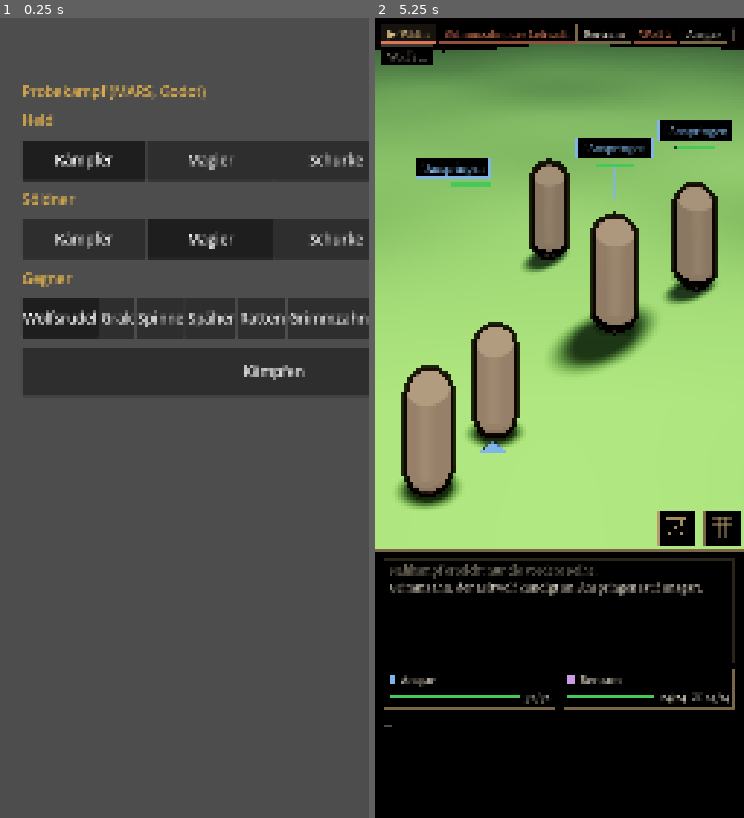
Above: before the commit, frames 1-2 (left to right).
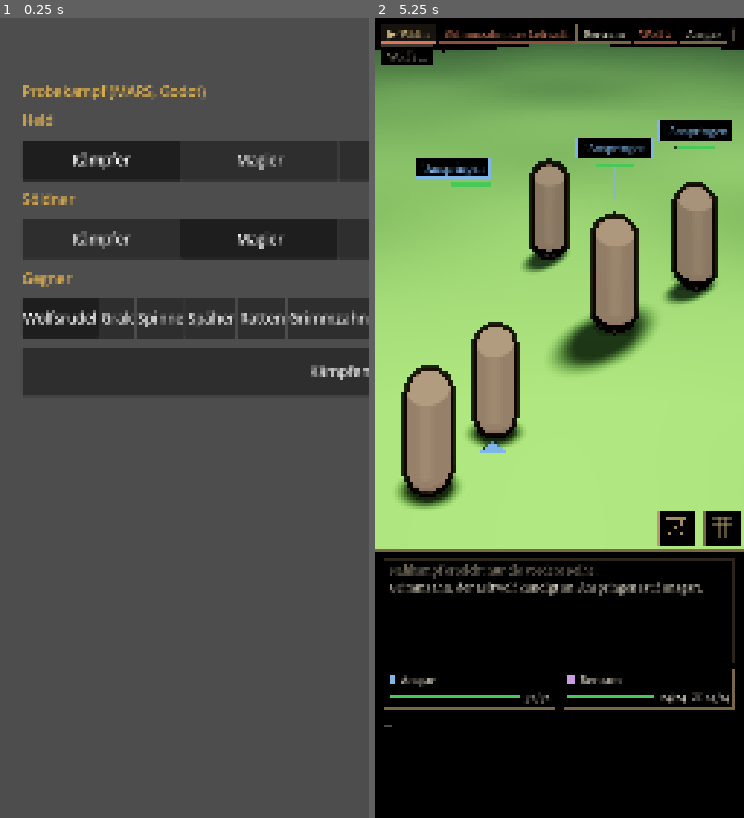
Above: after the commit, the same moments.

Repository: tramour-cmyk/androidapp_rpg_bornim
Game: Godot game, scene res://kampf/probe.tscn
Same seed, same stepped clock (60 frames per second), same inputs: the game is played once before the commit and once after it.
Inputs:
- Up to frame 1 (0.25 s): no input
- Up to frame 2 (5.25 s): click "Wolfsrudel" at 0.5 s; click "Grak" at 1.25 s; click "Spinne" at 2 s; click "Späher" at 2.75 s; click "Ratten" at 3.5 s; click "Grimmzahn" at 4.25 s; click "Kämpfen" at 5 s

The runs differ from the first frame. In frame 1, 1.6% of the frame differs, in the area x 14-100%, y 15-46%; in frame 2, nothing differs.

Commit message:
348.7: Goblin-Schamane Runde 1: drei Kits (Robe, Fellumhang, beides), Tierschädel mit Hörnern, Totenschädel-Bemalung, Knochenkette, Stab mit glimmendem Schädel
Liste LISTE-FIGUREN „Goblin-Schamane“, Körper und Kopf wie Goblin r5. goblin.py ART=goblin_shaman (Kits wie MonsterKit goblin_shaman): Robe aus held3 rock=robe, rußschwarz, ohne Lendentuch; Fell mit Zotten wie Späher; Kappe aus Tierschädel (Hirnschale, kurze Schnauze über der Braue, Hörner nach außen und hinten); Augenhöhlen rußschwarz, Blutstreifen Stirn bis Nasenrücken (Attribut narbe); Augen grün glühend (Eckfarbe Alpha 0 in der rig.py-Kopie, toon.gdshader glut); Kette aus Band, Zähnen, kleinem Schädel auf der Brust, fest an der Brust. Lauer: linke Hand auf Brusthöhe zum Gegner, rechte hält den Stab.
waffen.py staff-schamane: knorriger Schaft 100 cm, Schädel mit Hörnern, Augenhöhlen glimmen, Federn und Knochen. figur.gd: Stab senkrecht, in der Faust geschoben bis der Fuß am Boden steht, ohne Tusche; glut 2,5. Probe GEGNER=SHAMANS: Goblins (Regeln des Goblins) mit Aussehen des Schamanen (Figur.ersatz_art), Name „Goblin-Schamane“. probe.gd: Lage beider Hände im Log. Workflow baut die Schamanen.
Helfer Runde 1a: Stab schwarzer Pfahl, zu hoch; Schädelkappe weiß wie Maske, Gesicht verdeckt; Hand hängt vor dem Schritt; Kette unsichtbar; Robe nicht schwarz. In 1b behoben (Prüfung 1b läuft).
Kerntests: MARS golden 0 abweichend, Regeln 0, Kampfort 24 Kämpfe 0 hängen.

Co-Authored-By: Claude Opus 5.5 <noreply@anthropic.com>
Claude-Session: https://claude.ai/code/session_01XJkq4xkVc5GQymqiLgH1WN

Diff:
--- a/godot/kampf/figur.gd
+++ b/godot/kampf/figur.gd
@@ -30,6 +30,10 @@
 const GOBLIN_KITS := ["leder", "kappe", "helm"]
 ## 348.7 Goblin-Späher (goblin.py ART=goblin_archer): Wams und Kapuze, Kappe und Fell, Wams und Fell; Kurzbogen links
 const SCOUT_KITS := ["kapuze", "kappe", "fell"]
+## 348.7 Goblin-Schamane (goblin.py ART=goblin_shaman): rußschwarze Robe, Fellumhang, beides; Stab mit Schädel rechts.
+## MARS hat noch keinen Schamanen: die Probe „Schamanen“ zeigt Goblins mit seinem Aussehen (ersatz_art), Regeln des Goblins
+const SHAMAN := "goblin_shaman"
+const SHAMAN_KITS := ["robe", "fell", "beides"]
 ## Kurzbogen wie Dress.bow: 0,58 der Größe des Schützen (waffen.py baut ihn 101 cm, für den Menschen)
 const GOB_BOGEN := 0.58 / 1.01
 ## Runde 3: Waffen und Schild der Goblins gegen die Menschenwaffen (waffen.py) verkleinert
@@ -188,7 +192,7 @@
 			return "res://kampf/daten/%s-%s.bin" % [art, ERSATZ_FELLE[art][n % ERSATZ_FELLE[art].size()]]
 		return "res://kampf/daten/wolf-%s.bin" % WOLF_COATS[n % WOLF_COATS.size()]
 	if fighter.monster.id in [Mars.CALLED, Mars.SCOUT]:     # 348.7: Goblin, Späher je Nummer eines der drei Kits (goblin.py, MonsterKits)
-		return "res://kampf/daten/%s-%s.bin" % [fighter.monster.id, _gob_kit()]
+		return "res://kampf/daten/%s-%s.bin" % [_gob_art(), _gob_kit()]
 	return "res://kampf/daten/%s.bin" % fighter.monster.id
 
 
@@ -244,15 +248,22 @@
 		_hold(sk, "L", off)
 
 
+## Goblin, Späher oder (Probe „Schamanen“) Schamane: Kennung der Modelle und der info.json
+func _gob_art() -> String:
+	if fighter.monster.id == Mars.CALLED and ersatz() == SHAMAN:
+		return SHAMAN
+	return fighter.monster.id
+
+
 func _gob_kit() -> String:
-	var kits: Array = SCOUT_KITS if fighter.monster.id == Mars.SCOUT else GOBLIN_KITS
+	var kits: Array = SCOUT_KITS if fighter.monster.id == Mars.SCOUT else (SHAMAN_KITS if _gob_art() == SHAMAN else GOBLIN_KITS)
 	return kits[(maxi(fighter.nr, 1) - 1) % kits.size()]
 
 
 ## 348.7: die Waffen des Kits (<art>-info.json „waffen“: rechte Hand, dann linke; leer = Hand frei), Griff nach den Maßen des Goblins
 func _arm_goblin() -> void:
 	var sk := _find(model, "Skeleton3D") as Skeleton3D
-	var f := FileAccess.open("res://kampf/daten/%s-info.json" % fighter.monster.id, FileAccess.READ)
+	var f := FileAccess.open("res://kampf/daten/%s-info.json" % _gob_art(), FileAccess.READ)
 	if sk == null or f == null:
 		return
 	var info: Dictionary = JSON.parse_string(f.get_as_text()).get(_gob_kit(), {})
@@ -271,7 +282,11 @@
 			continue
 		# Runde 3 (Prüfer Runde 2: Schwert fast so lang wie der Goblin, Schild vom Kinn bis zu den Füßen): Waffen der Goblins kleiner
 		_hold(sk, "R" if i == 0 else "L", w[i], info.get("griff_m", GRIP_CM * CM), info.get("handflaeche_m", PALM_CM * CM),
-			GOB_SCHILD if String(w[i]).contains("shield") else (GOB_BOGEN * gob_h if String(w[i]) == "shortbow" else GOB_WAFFE))
+			GOB_SCHILD if String(w[i]).contains("shield") else (GOB_BOGEN * gob_h if String(w[i]) == "shortbow"
+			else (info.get("koerper_cm", 108.0) / 108.0 if String(w[i]) == "staff-schamane" else GOB_WAFFE)))
+	if _gob_art() == SHAMAN:     # Augen und der Schädel am Stab glimmen grün (Eckfarbe mit Alpha 0; goblin.py, waffen.py)
+		for m in mats:
+			m.set_shader_parameter("glut", 2.5)     # Runde 1b (Prüfer 1a: Glimmen nicht zu sehen)
 
 
 ## Hangs [what] (a .glb in metres, grip at its origin) on the forearm of [side]; the model is in metres too (held.glb, goblin-*.glb).
@@ -318,6 +333,13 @@
 		var back := (aside - up * aside.dot(up)).normalized()
 		b = Basis(back, up, back.cross(up))
 		o = Vector3(0, grip, 0) + inward * palm
+	elif what == "staff-schamane":
+		# Schamane: Stab aufgestellt, senkrecht in der Faust, der Schädel zum Gegner (waffen.py: +X); in der Faust so weit
+		# geschoben, dass der Fuß (60 cm unter dem Ursprung, für 108 cm gebaut) am Boden steht
+		var up := -down
+		b = Basis(fwd, up, fwd.cross(up))
+		var hand_y: float = (sk.get_bone_global_pose(bi) * Vector3(0, grip, 0)).y
+		o = Vector3(0, grip, 0) + inward * palm + up * (0.60 * size - hand_y)
 	elif what in STAFFS:
 		# Stab senkrecht neben dem Körper, in der Mitte gefasst
 		b = Basis(fwd, -down, fwd.cross(-down))
@@ -333,7 +355,7 @@
 		o = Vector3(0, grip, 0) + inward * palm
 	w.transform = Transform3D(Basis(b.x * size, b.y * size, b.z * size), o)
 	w.name = "Waffe" if side == "R" else "Schild"
-	if what == "shortbow" and fighter.monster != null:
+	if what in ["shortbow", "staff-schamane"] and fighter.monster != null:
 		# Späher Runde 1c (Prüfer 1a, 1b: der Bogen ein schwarzer Strich, die Tusche ist breiter als der Wurfarm): ohne Tusche wie
 		# Held und Söldner (Schablone 2), so liest sich das Holz mit der Krümmung
 		for m in mats.slice(mats.size() - _count_meshes(w)):
--- a/godot/kampf/probe.gd
+++ b/godot/kampf/probe.gd
@@ -9,7 +9,7 @@
 const Figur = preload("res://kampf/figur.gd")
 const CLASSES := ["FIGHTER", "WIZARD", "ROGUE", "CLERIC"]
 const NAMES := {"FIGHTER": "Kämpfer", "WIZARD": "Magier", "ROGUE": "Schurke", "CLERIC": "Kleriker"}
-const FOES := {"WOLVES": "Wolfsrudel", "GRAK": "Grak", "SPIDER": "Spinne", "SCOUT": "Späher", "RATS": "Ratten", "GRIMM": "Grimmzahn", "GOBLINS": "Goblins", "SCOUTS": "Goblin-Späher"}
+const FOES := {"WOLVES": "Wolfsrudel", "GRAK": "Grak", "SPIDER": "Spinne", "SCOUT": "Späher", "RATS": "Ratten", "GRIMM": "Grimmzahn", "GOBLINS": "Goblins", "SCOUTS": "Goblin-Späher", "SHAMANS": "Goblin-Schamanen"}
 
 var tables: Dictionary
 var hero_cls := "FIGHTER"
@@ -197,6 +197,9 @@
 		if sk and sk.find_bone("foR-wrR") >= 0:
 			var hb := sk.global_transform * sk.get_bone_global_pose(sk.find_bone("foR-wrR"))
 			print("Hand %s: Ort %s, x %s, y %s, z %s" % [id, hb.origin, hb.basis.x.normalized(), hb.basis.y.normalized(), hb.basis.z.normalized()])
+			for s_ in ["L", "R"]:     # Schamane: Hände gegen die Figur (vorn = Blickrichtung, Höhe über dem Boden)
+				var hp: Vector3 = (sk.global_transform * sk.get_bone_global_pose(sk.find_bone("fo%s-wr%s" % [s_, s_]))).origin - fig.global_position
+				print("Hand%s %s: vor %.2f, hoch %.2f, seitlich %.2f m" % [s_, id, hp.dot(fig.global_basis.z.normalized()), hp.y, hp.dot(fig.global_basis.x.normalized())])
 		for w in fig.find_children("Waffe", "", true, false) + fig.find_children("Schild", "", true, false):
 			var gb: Basis = (w as Node3D).global_basis.orthonormalized()
 			print("%s %s: Achse (Klinge) %s, Fläche %s, Ort %s" % [w.name, id, gb.y.snapped(Vector3.ONE * 0.01), gb.z.snapped(Vector3.ONE * 0.01), (w as Node3D).global_position.snapped(Vector3.ONE * 0.01)])
@@ -293,8 +296,10 @@
 		"GOBLINS": [["gob1", Mars.CALLED, Vector2i(0, 0)], ["gob2", Mars.CALLED, Vector2i(0, 1)], ["gob3", Mars.CALLED, Vector2i(1, 0)]],
 		# 348.7: drei Goblin-Späher, je eines der Kits (goblin.py ART=goblin_archer), mit den Regeln des Spähers
 		"SCOUTS": [["gob1", Mars.SCOUT, Vector2i(0, 0)], ["gob2", Mars.SCOUT, Vector2i(0, 1)], ["gob3", Mars.SCOUT, Vector2i(1, 0)]],
+		# 348.7: drei Goblin-Schamanen im Aussehen (goblin.py ART=goblin_shaman), Regeln noch die des Goblins (Schamane in MARS fehlt)
+		"SHAMANS": [["gob1", Mars.CALLED, Vector2i(0, 0)], ["gob2", Mars.CALLED, Vector2i(0, 1)], ["gob3", Mars.CALLED, Vector2i(1, 0)]],
 	}[foe]
-	Figur.ersatz_art = "giant_rat" if foe == "RATS" else ""
+	Figur.ersatz_art = {"RATS": "giant_rat", "SHAMANS": Figur.SHAMAN}.get(foe, "")
 	if still_name != "":
 		party[0].hero = party[0].hero.duplicate()
 		party[0].hero.name = still_name
@@ -304,6 +309,10 @@
 			m = m.duplicate()
 			m.de = "Grimmzahn, der Leitwolf"
 			m.en = "Grimfang the Alpha"
+		elif foe == "SHAMANS":     # Name aus den Regeln (Monsters.kt goblin_shaman)
+			m = m.duplicate()
+			m.de = "Goblin-Schamane"
+			m.en = "Goblin Shaman"
 		foes.append(Mars.monster_fighter(e[0], e[2], m, dice.roll_expr(m.hp)))
 	visible = false
 	fight = Kampfort.new()
Not shown, changed: .github/workflows/godot-kampf.yml
Not shown, changed: tools/blender348/goblin.py
Not shown, changed: tools/blender348/waffen.py
